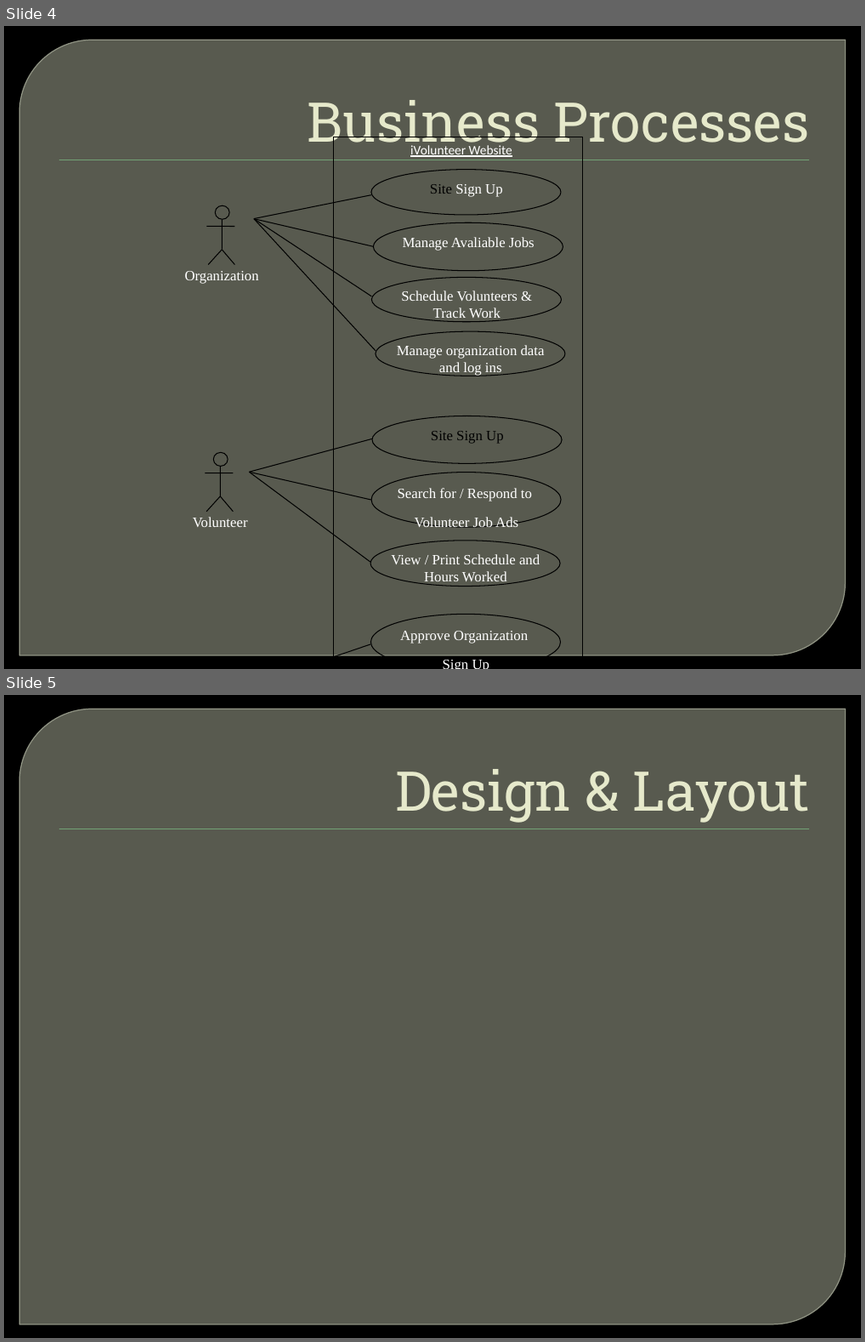
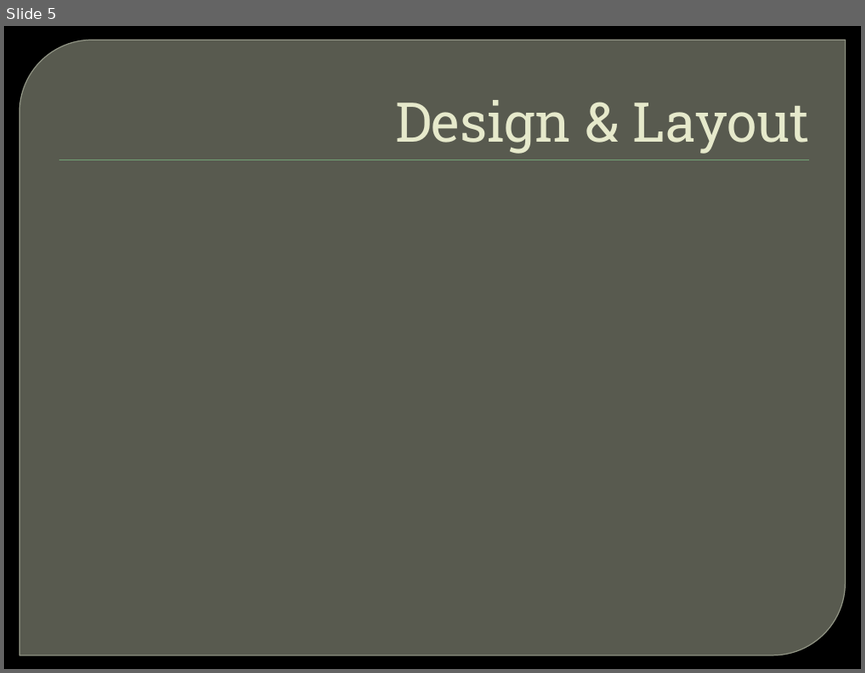
Before and after one commit to cwoodruf/cmpt470group8, a slide deck: docs/Team 8 Project Proposal.pptx. Shown one above the other, each under a label of ours: slides 4 and 5 before the commit, slide 5 after it. The pictures are 865x1342 and 865x673 pixels, drawn with LibreOffice and Linux fonts; fonts in the diff are those of the drawing; background and template pictures are left out. Boxes give left, top, right and bottom in pixels: in the first picture for what was removed or moved away, otherwise in the second. Text is boxed around its words. In the diff, an @@ line names an element or a change of style, - is before the commit and + after.

```diff
--- a/docs/Team 8 Project Proposal.pptx
+++ b/docs/Team 8 Project Proposal.pptx
@@ slide 4 removed at (4,26,861,669), background picture (left out); not listed: 2 template elements that a slide beside it also shows @@
@@ title removed at (307,100,809,155) @@
-Business Processes
@@ group removed at (185,136,582,669): 16 lines, 11 texts, 10 ellipses, 1 rectangle @@
-Site Sign Up
-Manage Avaliable Jobs
-Site Sign Up
-Search for / Respond to
-Volunteer Job Ads
-Organization
-Volunteer
-Schedule Volunteers & Track Work
-Manage organization data and log ins
-View / Print Schedule and Hours Worked
-Approve Organization
-Sign Up
-iVolunteer Website
```
Also in this commit, not shown: 1 slide added.
